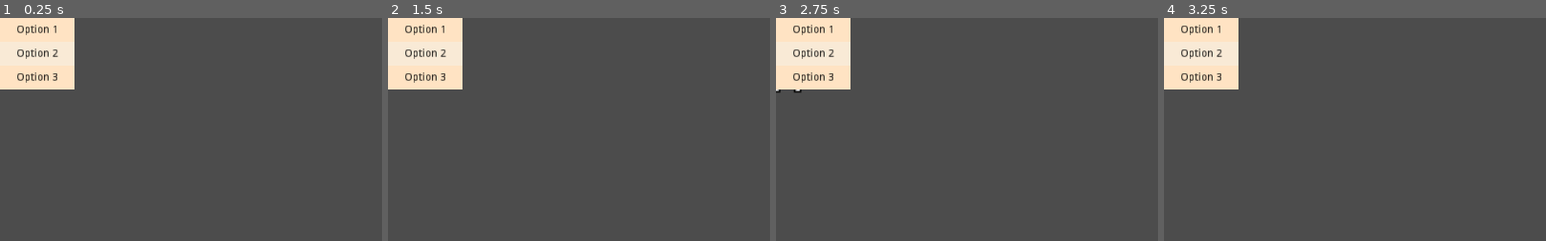
Above: before the commit, frames 1-4 (left to right).
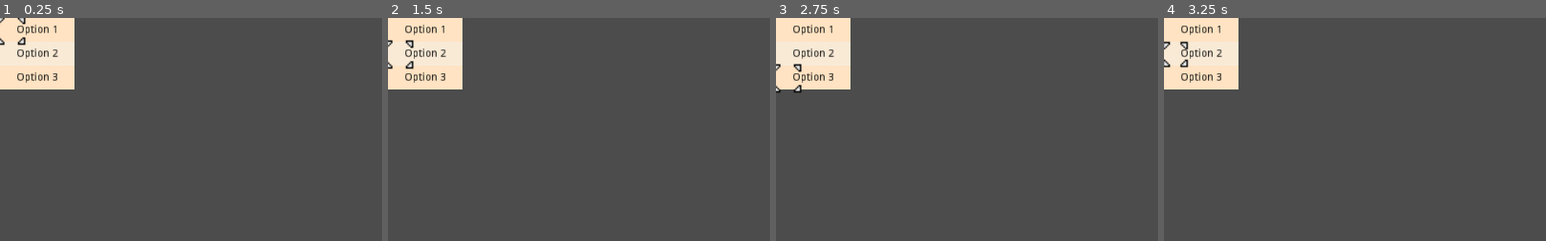
Above: after the commit, the same moments.

Repository: DaveRendell/gridcursor
Game: Godot game, scene res://Menu.tscn
Same seed, same stepped clock (60 frames per second), same inputs: the game is played once before the commit and once after it. The project has no main scene, so this scene is started directly.
Inputs (mouse positions are % of the whole screen's width and height, from its top left):
- Up to frame 1 (0.25 s): no input
- Up to frame 2 (1.5 s): tap Enter (ui_accept) at 0.5, 1.35 s; move the mouse to (72, 45) at 0.52 s; hold Right (ui_right) 0.53-1.28 s; hold Enter (ui_accept) 0.53-1.28 s; click (72, 45) at 0.67 s; move the mouse to (30, 55) at 1.27 s; hold Down (ui_down) from 1.28 s (still down); click (30, 55) at 1.42 s
- Up to frame 3 (2.75 s): tap Enter (ui_accept) at 1.52, 1.82 s; move the mouse to (60, 28) at 2.02 s; release Down (ui_down) at 2.03 s; hold Right (ui_right) from 2.03 s (still down); hold Enter (ui_accept) from 2.03 s (still down); click (60, 28) at 2.17 s
- Up to frame 4 (3.25 s): move the mouse to (45, 70) at 2.77 s; release Right (ui_right) at 2.78 s; release Enter (ui_accept) at 2.78 s; hold Up (ui_up) from 2.78 s (still down); tap Enter (ui_accept) at 2.85, 3.02 s; click (45, 70) at 2.92 s
The pictures show only the part of the screen within x 0-50%, y 0-50%; the shares and areas given below are measured in that part.

The runs differ from the first frame. In frame 1, 0.2% of the frame differs, in the area x 0-7%, y 0-13%; in frame 2, 0.2%; in frame 3, 0.1%; in frame 4, 0.2%, in the area x 0-7%, y 10-23%.

Commit message:
Menu on click

Diff:
--- a/Grid.gd
+++ b/Grid.gd
@@ -5,6 +5,7 @@
 export var grid_height: int = 20
 
 # Cursor properties
+export var active = true
 var cursor_x: int = 0
 var cursor_y: int = 0
 var mouse_in_grid = false
@@ -42,33 +43,34 @@
 	cursor_y = coords[1]
 
 func _input(event):
-	if event.is_action_pressed("ui_up") and cursor_y > 0:
-		cursor_y -= 1
-		$Cursor/ScrollStartTimer.start()
-	if event.is_action_pressed("ui_down") and cursor_y < grid_height - 1:
-		cursor_y += 1
-		$Cursor/ScrollStartTimer.start()
-	if event.is_action_pressed("ui_left") and cursor_x > 0:
-		cursor_x -= 1
-		$Cursor/ScrollStartTimer.start()
-	if event.is_action_pressed("ui_right") and cursor_x < grid_width - 1:
-		cursor_x += 1
-		$Cursor/ScrollStartTimer.start()
+	if active:
+		if event.is_action_pressed("ui_up") and cursor_y > 0:
+			cursor_y -= 1
+			$Cursor/ScrollStartTimer.start()
+		if event.is_action_pressed("ui_down") and cursor_y < grid_height - 1:
+			cursor_y += 1
+			$Cursor/ScrollStartTimer.start()
+		if event.is_action_pressed("ui_left") and cursor_x > 0:
+			cursor_x -= 1
+			$Cursor/ScrollStartTimer.start()
+		if event.is_action_pressed("ui_right") and cursor_x < grid_width - 1:
+			cursor_x += 1
+			$Cursor/ScrollStartTimer.start()
 
-	if event.is_action_released("ui_up") \
-	or event.is_action_released("ui_down")\
-	or event.is_action_released("ui_left")\
-	or event.is_action_released("ui_right"):
-		$Cursor/ScrollStartTimer.stop()
-		$Cursor/ScrollTickTimer.stop()
-		scrolling = false
+		if event.is_action_released("ui_up") \
+		or event.is_action_released("ui_down")\
+		or event.is_action_released("ui_left")\
+		or event.is_action_released("ui_right"):
+			$Cursor/ScrollStartTimer.stop()
+			$Cursor/ScrollTickTimer.stop()
+			scrolling = false
 
-	if event is InputEventMouseMotion and mouse_in_grid:
-		set_position_to_mouse_cursor()
+		if event is InputEventMouseMotion and mouse_in_grid:
+			set_position_to_mouse_cursor()
 
-	if (event.is_action_pressed("ui_accept"))\
-	|| (event is InputEventMouseButton and event.is_pressed()):
-		click_position(cursor_x, cursor_y)
+		if (event.is_action_pressed("ui_accept"))\
+		|| (event is InputEventMouseButton and event.is_pressed()):
+			click_position(cursor_x, cursor_y)
 
 
 func scroll_cursor():
--- a/Grid.tscn
+++ b/Grid.tscn
@@ -21,6 +21,7 @@
 
 [node name="Cursor" type="AnimatedSprite" parent="."]
 scale = Vector2( 2, 2 )
+z_index = 5
 frames = SubResource( 2 )
 frame = 1
 playing = true
--- a/Menu.gd
+++ b/Menu.gd
@@ -1,5 +1,6 @@
 extends "res://Grid.gd"
 
+signal option_selected
 
 var options = [
 	"Option 1",
@@ -14,6 +15,10 @@
 	grid_width = 1
 	grid_height = options.size()
 
+func click_position(x, y):
+	var option = options[y]
+	print("menu clicking")
+	emit_signal("option_selected", option)
 
 func position_from_coordinates(x: int, y: int) -> Vector2:
 	return Vector2(0, y * grid_size)
--- /dev/null
+++ b/TestHexWorld.gd
@@ -0,0 +1,27 @@
+extends "res://HexGrid.gd"
+
+
+func click_position(x, y):
+	print("hexworld click")
+	$Menu.visible = true
+	$Menu.active = true
+	active = false
+
+
+
+# Called when the node enters the scene tree for the first time.
+func _ready():
+	pass # Replace with function body.
+
+
+# Called every frame. 'delta' is the elapsed time since the previous frame.
+#func _process(delta):
+#	pass
+
+
+func _on_Menu_option_selected(option):
+	$Menu.visible = false
+	$Menu.active = false
+	print(option)
+	yield(get_tree(), "idle_frame")
+	active = true
--- /dev/null
+++ b/TestHexWorld.tscn
@@ -0,0 +1,19 @@
+[gd_scene load_steps=4 format=2]
+
+[ext_resource path="res://HexGrid.tscn" type="PackedScene" id=1]
+[ext_resource path="res://TestHexWorld.gd" type="Script" id=2]
+[ext_resource path="res://Menu.tscn" type="PackedScene" id=3]
+
+[node name="TestHexWorld" instance=ExtResource( 1 )]
+script = ExtResource( 2 )
+
+[node name="Cursor" parent="." index="1"]
+z_index = 0
+frame = 0
+
+[node name="Menu" parent="." index="2" instance=ExtResource( 3 )]
+visible = false
+z_index = 10
+active = false
+
+[connection signal="option_selected" from="Menu" to="." method="_on_Menu_option_selected"]
